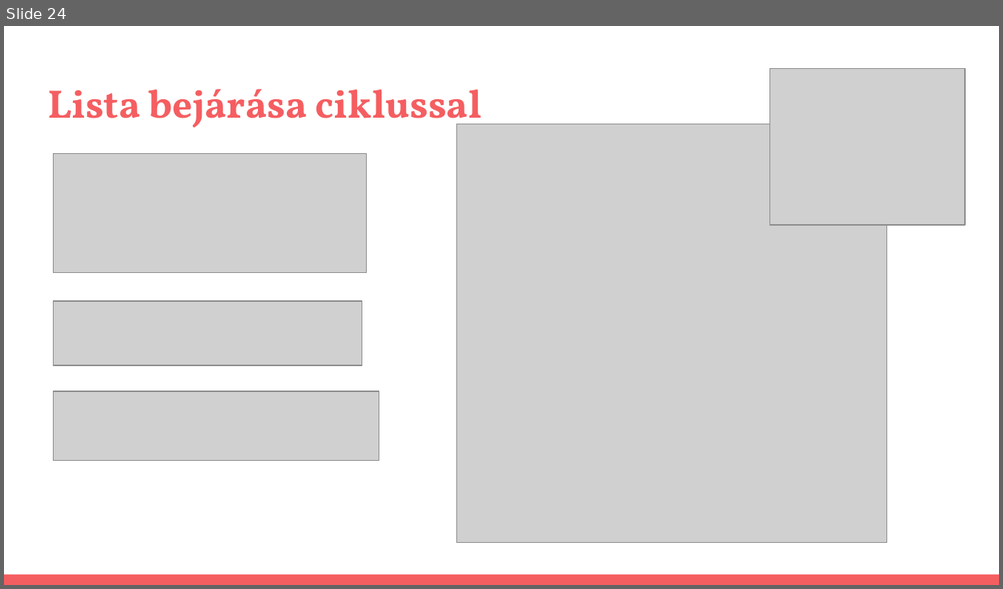
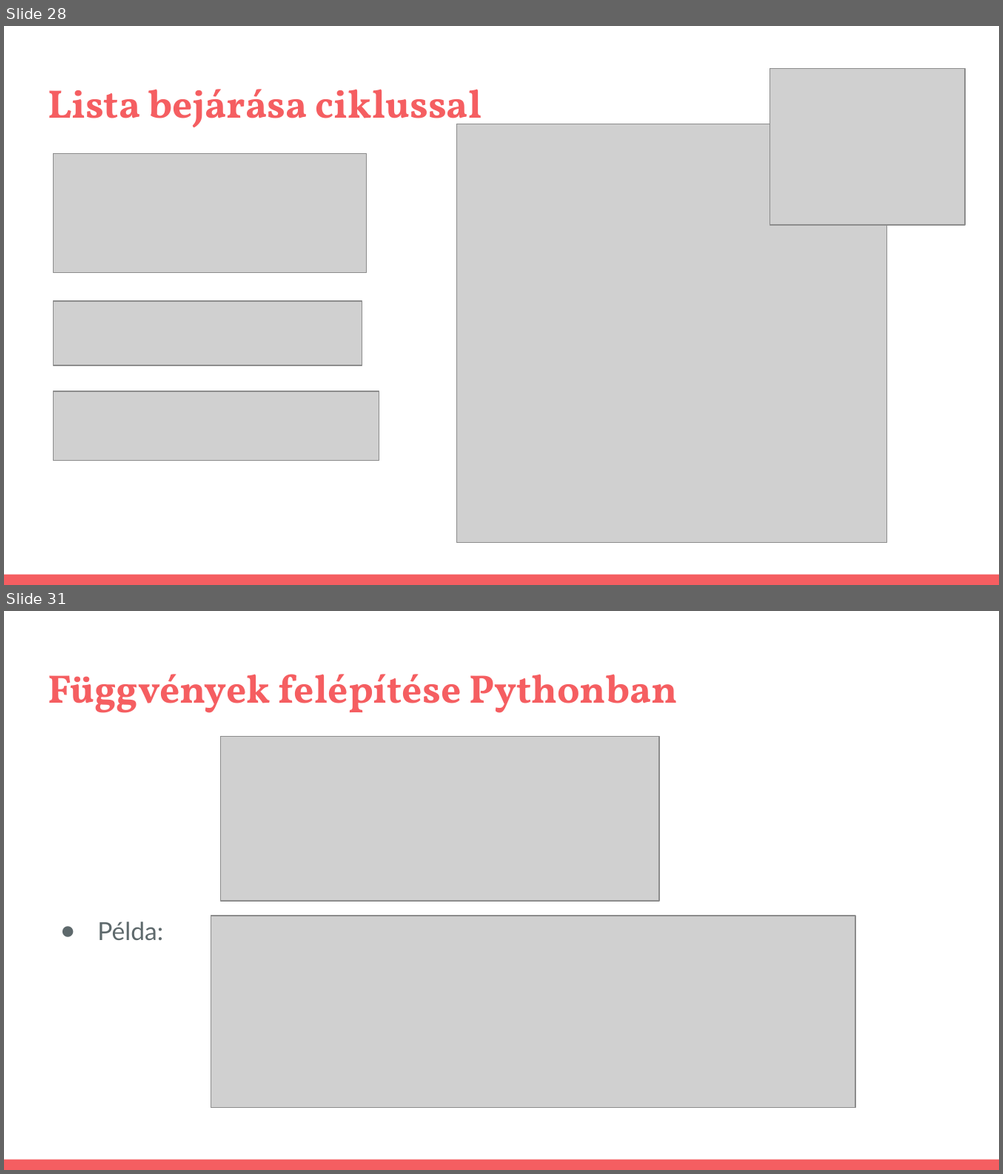
Before and after one commit to pisti72/infoka, a slide deck: prog/Bevezetés a Programozás Világába.pptx. Shown one above the other, each under a label of ours: slide 24 before the commit, slides 28 and 31 after it; the slides between them are not shown. The pictures are 1003x589 and 1003x1174 pixels, drawn with LibreOffice and Linux fonts; fonts in the diff are those of the drawing; grey boxes stand for pictures. Boxes give left, top, right and bottom in pixels: in the first picture for what was removed or moved away, otherwise in the second. Text is boxed around its words. In the diff, an @@ line names an element or a change of style, - is before the commit and + after.

```diff
--- a/prog/Bevezetés a Programozás Világába.pptx
+++ b/prog/Bevezetés a Programozás Világába.pptx
@@ slide 31 added at (x1=4, y1=611, x2=999, y2=1170), background #FFFFFF; not listed: 1 template element that a slide beside it also shows @@
@@ title added at (x1=48, y1=674, x2=677, y2=713), 28.8 pt, text #F55E61, bold @@
+Függvények felépítése Pythonban
@@ picture added at (x1=221, y1=736, x2=660, y2=901) @@
@@ picture added at (x1=211, y1=915, x2=855, y2=1108) @@
@@ text added at (x1=97, y1=922, x2=163, y2=940), 18 pt, text #5E696C @@
+● Példa:
@@ what was slide 24 is now slide 28 @@
```
Also in this commit, not shown: 6 slides changed, 18 other slides added, 2 other files.
